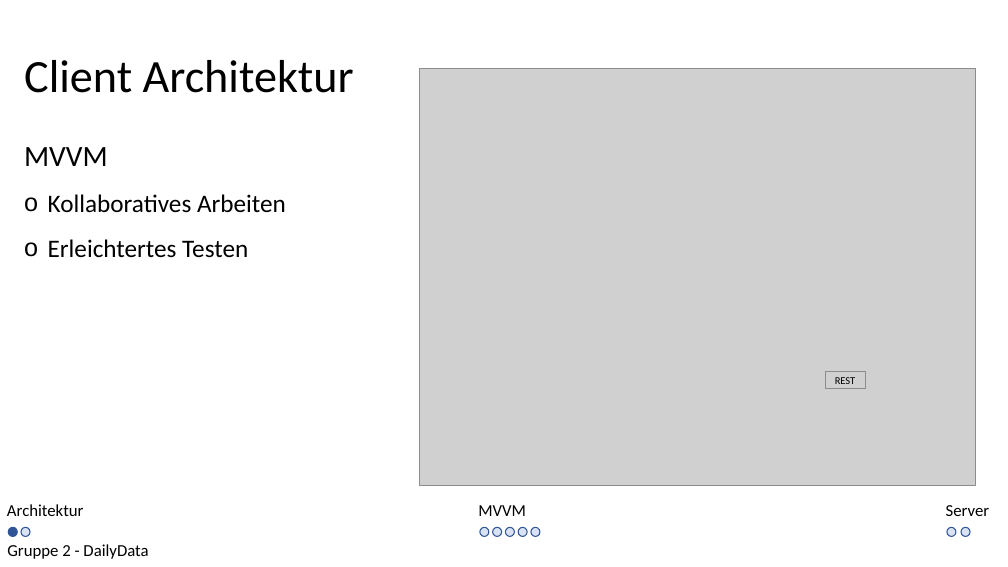
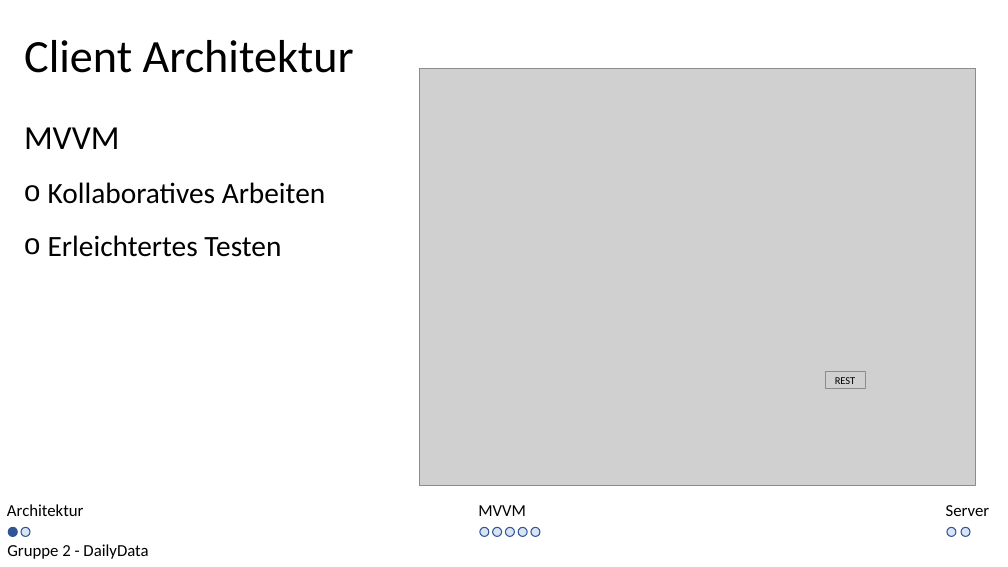
Before and after one commit to kittyahy/PSEAppGruppe2, a slide deck: slide 2 of Praesentationen/02-Entwurfsphase/Entwurf Präsentation.pptx. Drawn at 1008x567 pixels with LibreOffice and Linux fonts; fonts in the diff are those of the drawing; grey boxes stand for pictures. Boxes give left, top, right and bottom in pixels: in the first picture for what was removed or moved away, otherwise in the second. Text is boxed around its words. In the diff, an @@ line names an element or a change of style, - is before the commit and + after.

```diff
--- a/Praesentationen/02-Entwurfsphase/Entwurf Präsentation.pptx
+++ b/Praesentationen/02-Entwurfsphase/Entwurf Präsentation.pptx
@@ title "Client Architektur": place and size @@
-title "Client Architektur" at bbox=[24, 60, 354, 93]
+title "Client Architektur" at bbox=[24, 40, 354, 73]
@@ text "MVVM": place and size @@
-text "MVVM" at bbox=[24, 147, 286, 258]
+text "MVVM" at bbox=[24, 127, 326, 257]
@@ text "MVVM" at bbox=[24, 127, 326, 257]: size 28 to 32 pt in "MVVM"; size 24 to 28 pt @@
```
Also in this commit, not shown: 10 other slides changed, 1 slide added, 19 other files.
